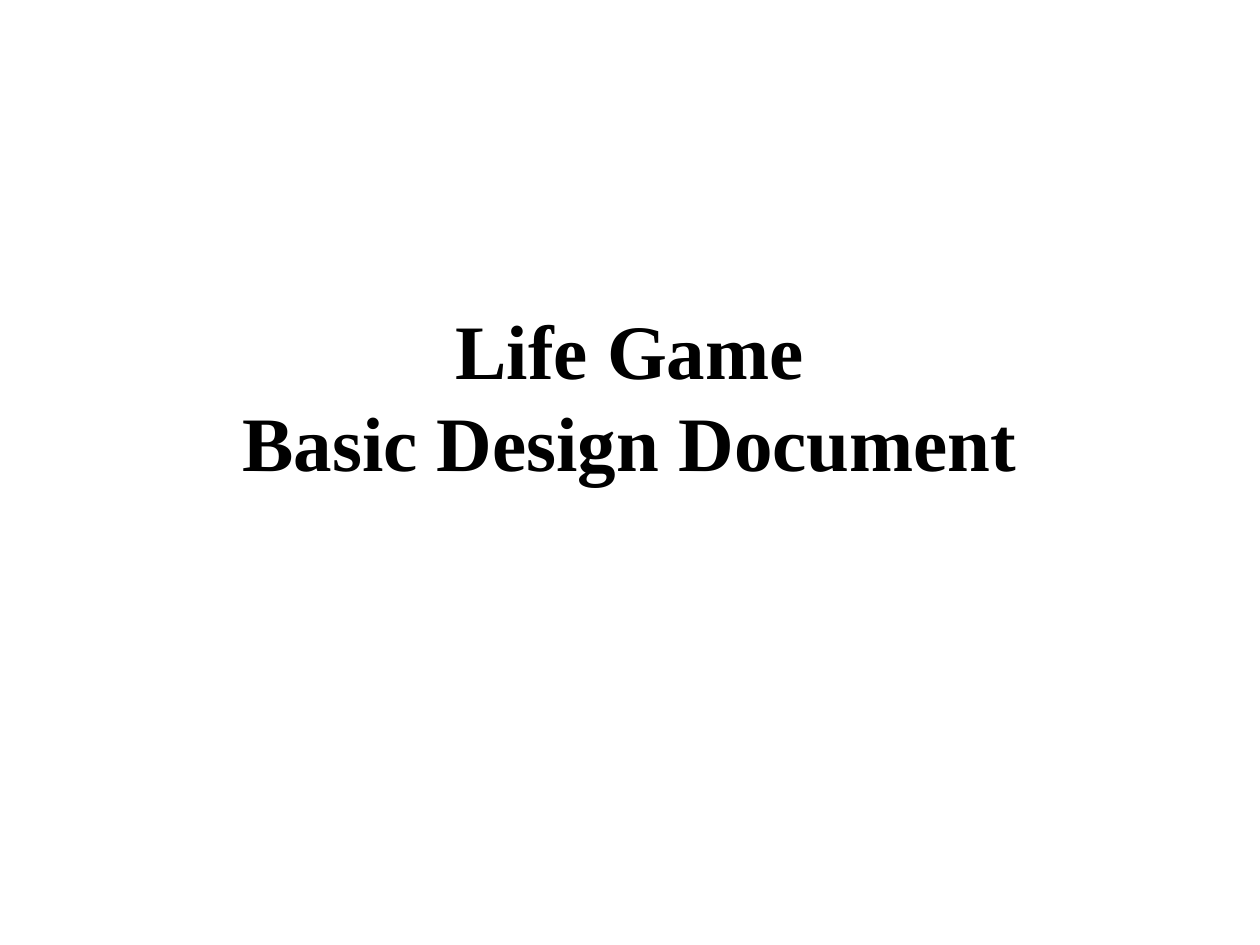
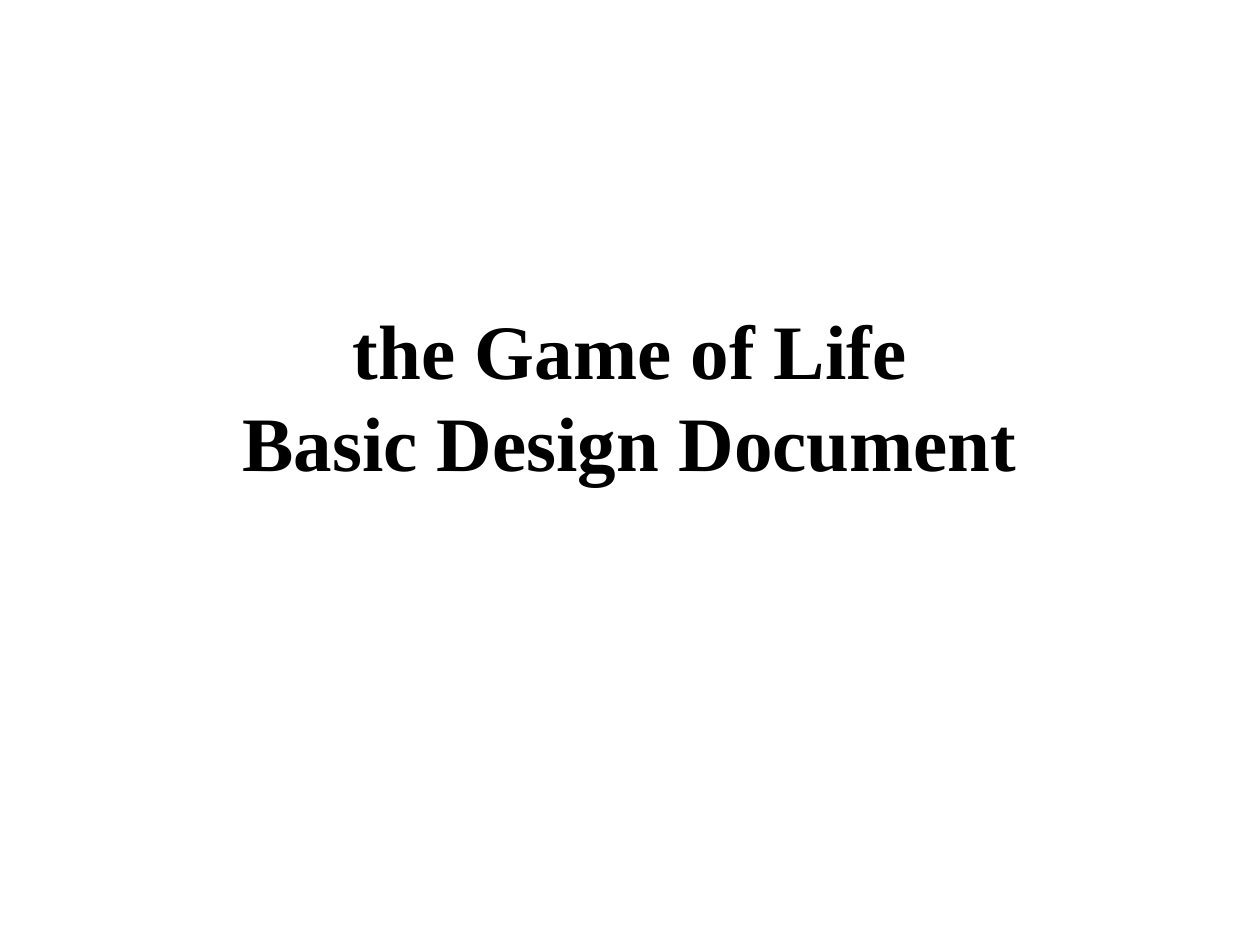
Before and after one commit to iwatake2222/LifeGame, a slide deck: slide 1 of LifeGameDesignDocument.pptx. Drawn at 1260x945 pixels with LibreOffice and Linux fonts; fonts in the diff are those of the drawing. Boxes give left, top, right and bottom in pixels: in the first picture for what was removed or moved away, otherwise in the second. Text is boxed around its words. In the diff, an @@ line names an element or a change of style, - is before the commit and + after.

```diff
--- a/LifeGameDesignDocument.pptx
+++ b/LifeGameDesignDocument.pptx
@@ title at (x1=243, y1=324, x2=1016, y2=486): text changed @@
-Life Game
-Basic Design Document
+the Game of Life
+Basic Design Document
```
Also in this commit, not shown: 6 other slides changed, 5 slides added, 19 other files.
